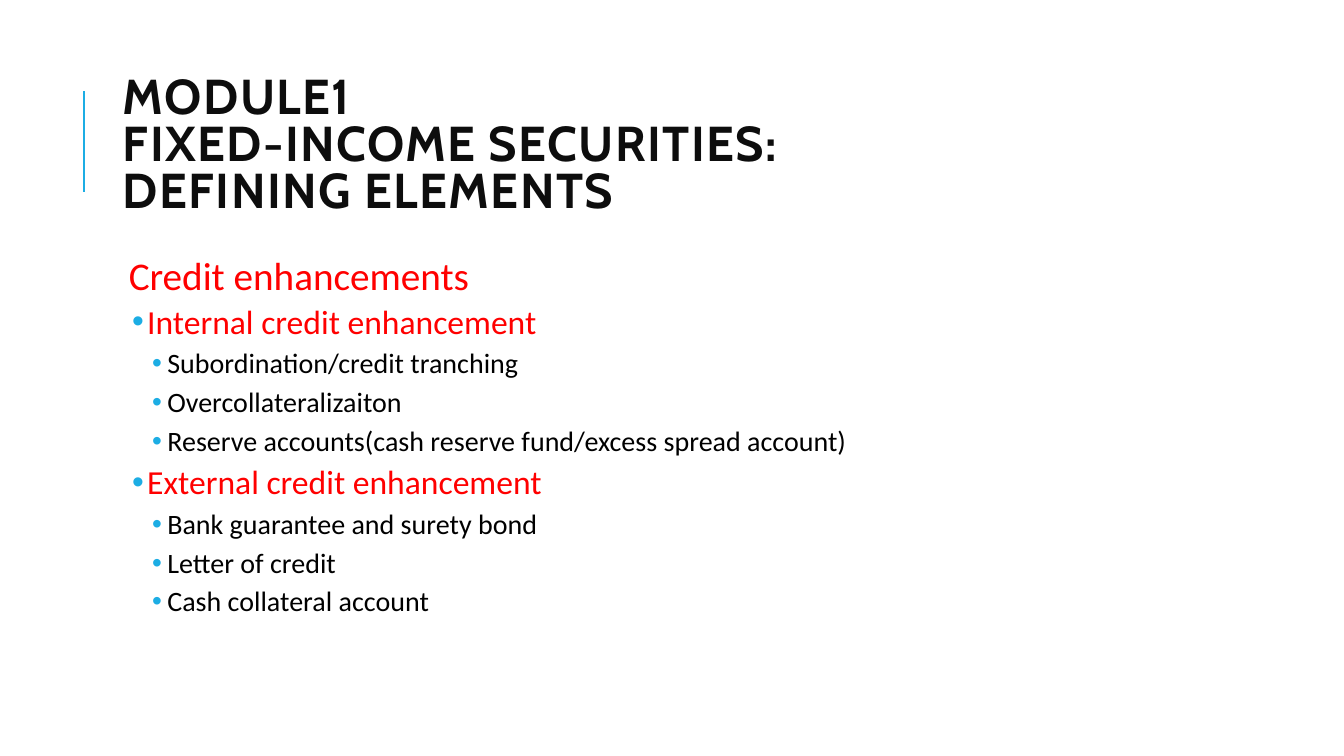
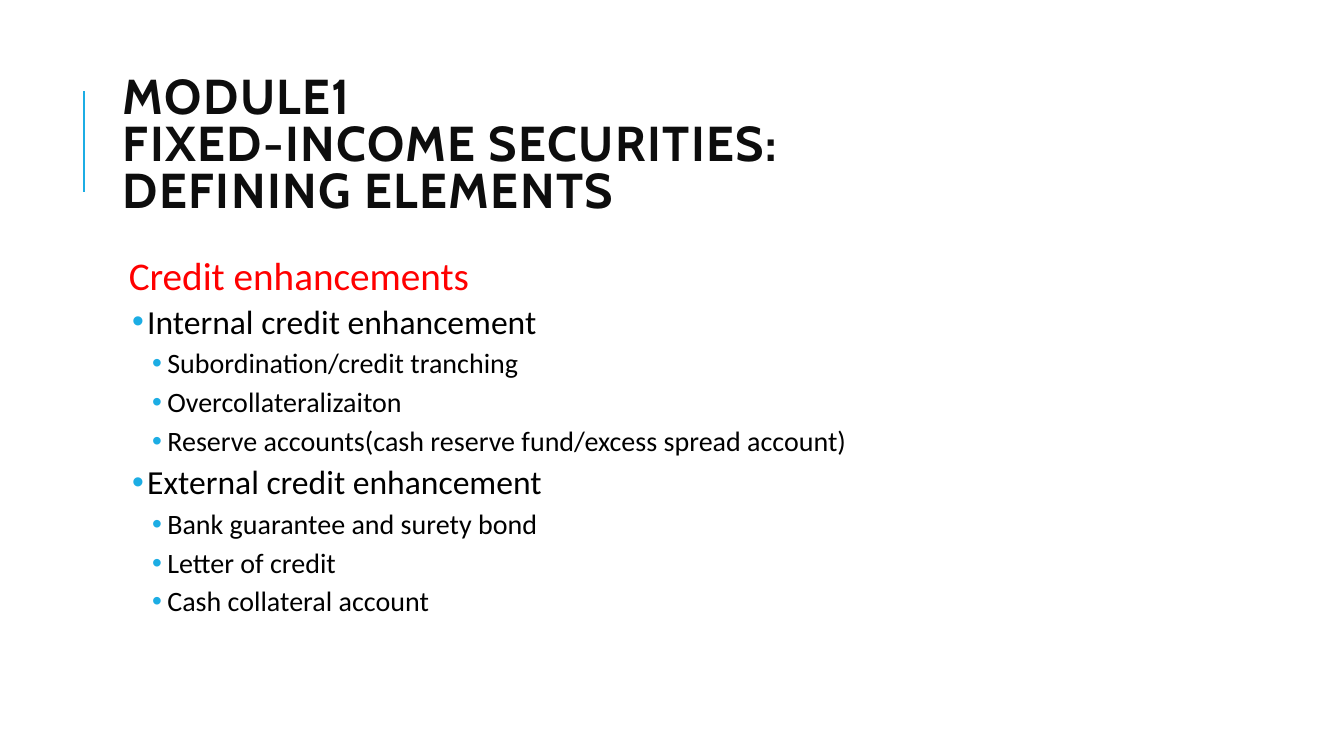
Before and after one commit to Isco0530/data, a slide deck: slide 16 of Fixed Income.pptx. Drawn at 1344x756 pixels with LibreOffice and Linux fonts; fonts in the diff are those of the drawing; background and template pictures are left out. Boxes give left, top, right and bottom in pixels: in the first picture for what was removed or moved away, otherwise in the second. Text is boxed around its words. In the diff, an @@ line names an element or a change of style, - is before the commit and + after.

```diff
--- a/Fixed Income.pptx
+++ b/Fixed Income.pptx
@@ text at (147, 310, 542, 495): text colour #FF0000 to #000000 in "Internal credit enhancement", "External credit enhancement" @@
```
Also in this commit, not shown: 8 other slides changed.
